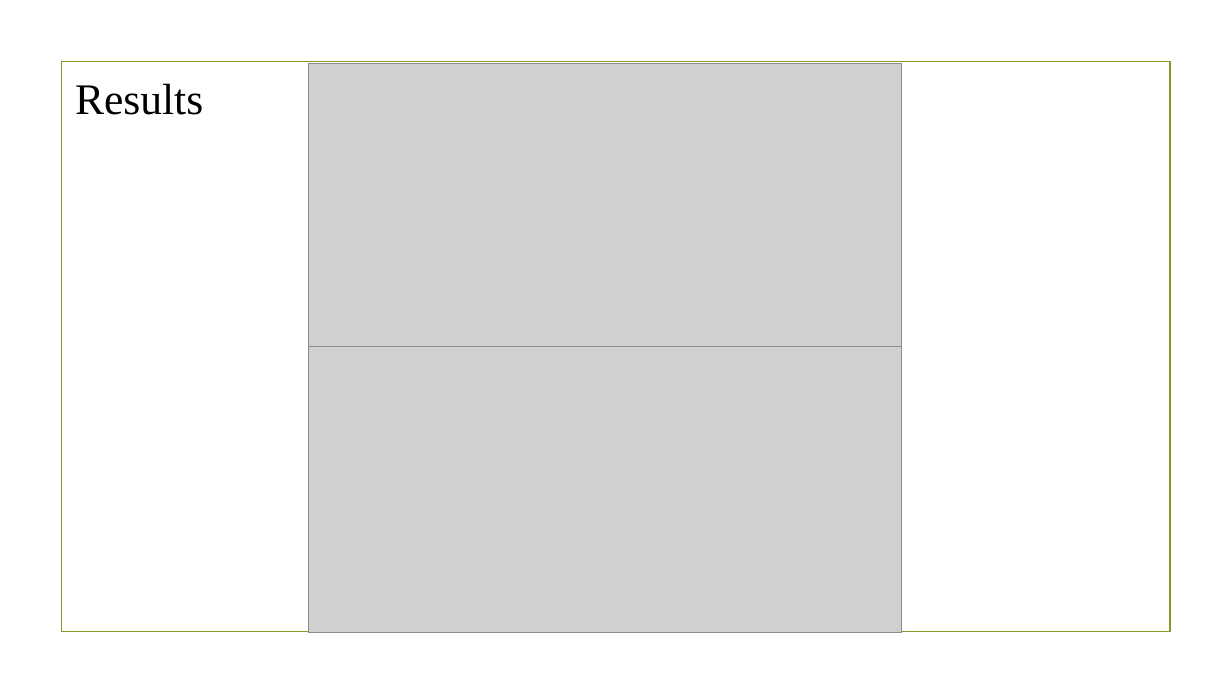
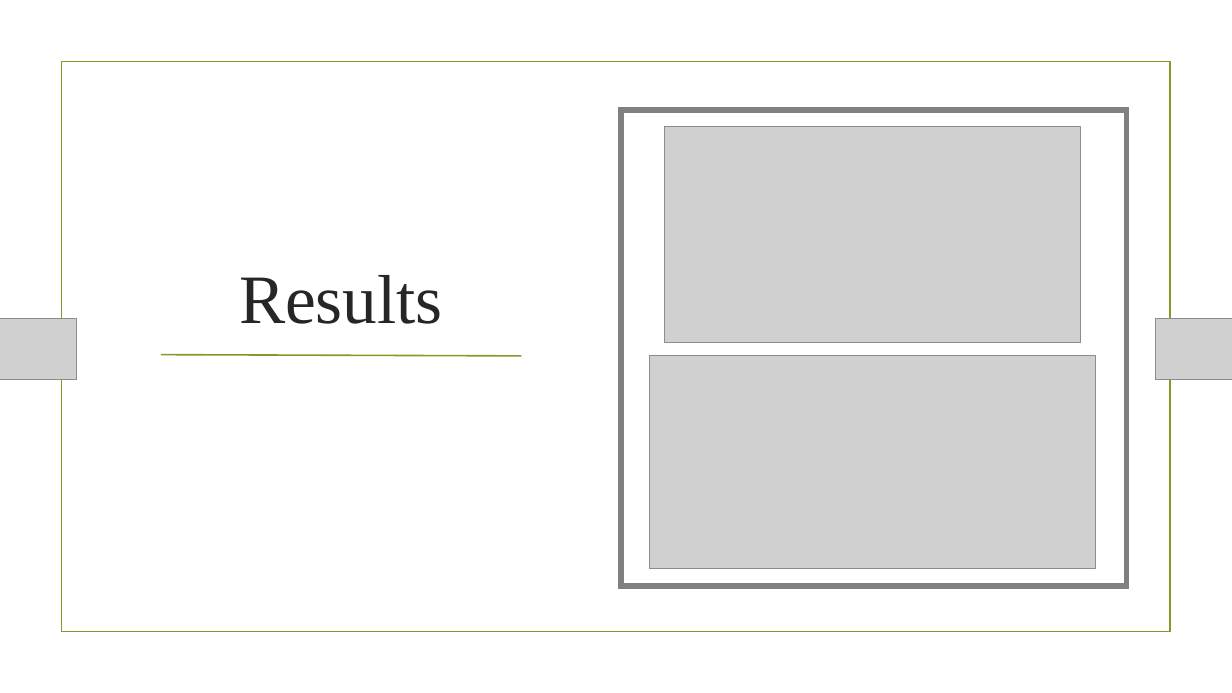
Before and after one commit to Rising-Stars-by-Sunshine/CS-ECON206_Yiwei_Liang_Final_Project, a slide deck: slide 8 of spotlight/presentation.pptx. Drawn at 1232x693 pixels with LibreOffice and Linux fonts; fonts in the diff are those of the drawing; grey boxes stand for pictures; background and template pictures are left out. Boxes give left, top, right and bottom in pixels: in the first picture for what was removed or moved away, otherwise in the second. Text is boxed around its words. In the diff, an @@ line names an element or a change of style, - is before the commit and + after.

```diff
--- a/spotlight/presentation.pptx
+++ b/spotlight/presentation.pptx
@@ rectangle added at [0, 0, 1232, 693], fill #FFFFFF @@
@@ rectangle removed at [61, 62, 1170, 632] @@
@@ rectangle added at [61, 62, 1170, 632], outline #83992A 1.25 pt @@
@@ text "Results": place and size @@
-text "Results" at [75, 83, 203, 115]
+text "Results" at [239, 275, 443, 324]
@@ text "Results" at [239, 275, 443, 324]: size 34 to 54 pt, text colour #000000 to #262626; alignment left to centre; more space between paragraphs; vertical alignment top to bottom @@
@@ rectangle added at [621, 110, 1127, 586], fill #FFFFFF, outline #808080 4.5 pt @@
@@ picture added at [665, 127, 1080, 342] @@
@@ picture added at [0, 318, 249, 380] @@
@@ picture added at [0, 319, 77, 380] @@
@@ picture added at [984, 318, 1232, 380] @@
@@ picture added at [1156, 319, 1232, 380] @@
@@ line added from (161, 355) to (521, 356), #83992A 1.25 pt @@
@@ picture removed at [309, 347, 902, 633] @@
@@ picture: place and size @@
-picture at [309, 63, 902, 347]
+picture at [650, 356, 1096, 569]
```
Also in this commit, not shown: 3 other slides changed.
